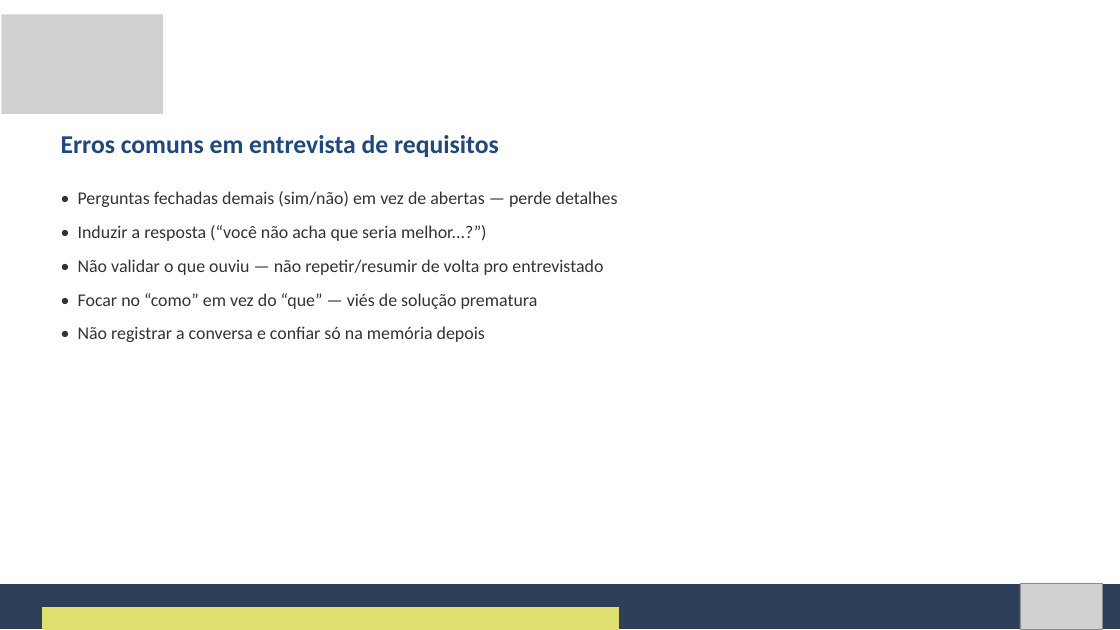
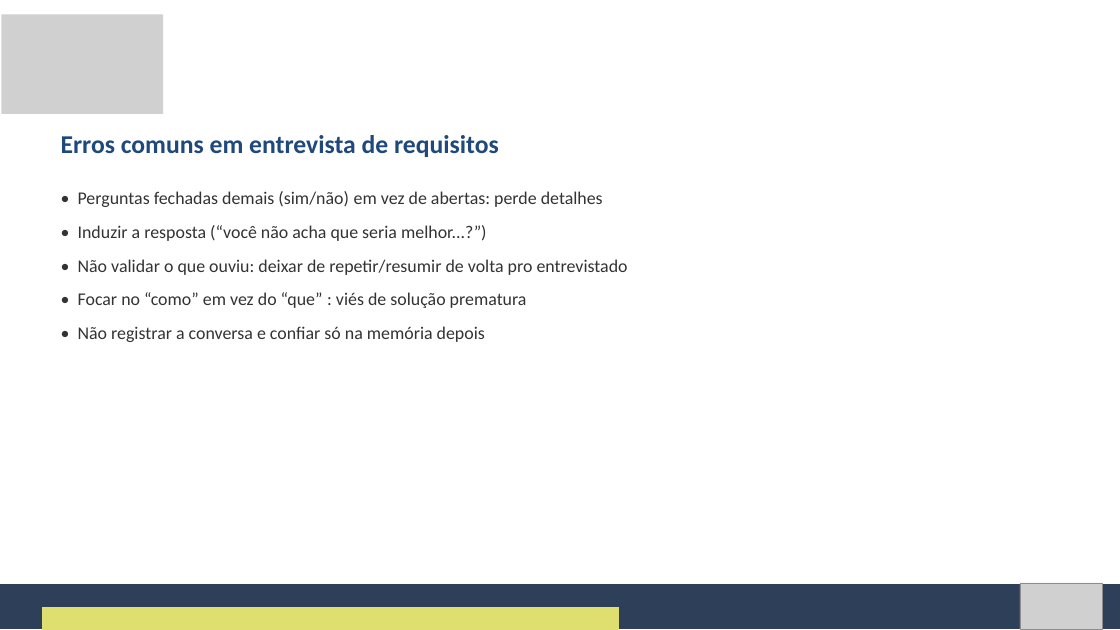
Before and after one commit to Natan20/Curso-Modelagem-De-Sistemas-Material, a slide deck: slide 38 of Aula 02 - 04-09-2026/Aula 2 - Slides.pptx. Drawn at 1120x630 pixels with LibreOffice and Linux fonts; fonts in the diff are those of the drawing; grey boxes stand for pictures. Boxes give left, top, right and bottom in pixels: in the first picture for what was removed or moved away, otherwise in the second. Text is boxed around its words. In the diff, an @@ line names an element or a change of style, - is before the commit and + after.

```diff
--- a/Aula 02 - 04-09-2026/Aula 2 - Slides.pptx
+++ b/Aula 02 - 04-09-2026/Aula 2 - Slides.pptx
@@ text at (78,191,603,207): text changed @@
-• Perguntas fechadas demais (sim/não) em vez de abertas — perde detalhes
+• Perguntas fechadas demais (sim/não) em vez de abertas: perde detalhes
@@ text at (78,259,628,308): text changed @@
-• Não validar o que ouviu — não repetir/resumir de volta pro entrevistado
-• Focar no “como” em vez do “que” — viés de solução prematura
+• Não validar o que ouviu: deixar de repetir/resumir de volta pro entrevistado
+• Focar no “como” em vez do “que” : viés de solução prematura
```
Also in this commit, not shown: 14 other slides changed, 2 other files.
